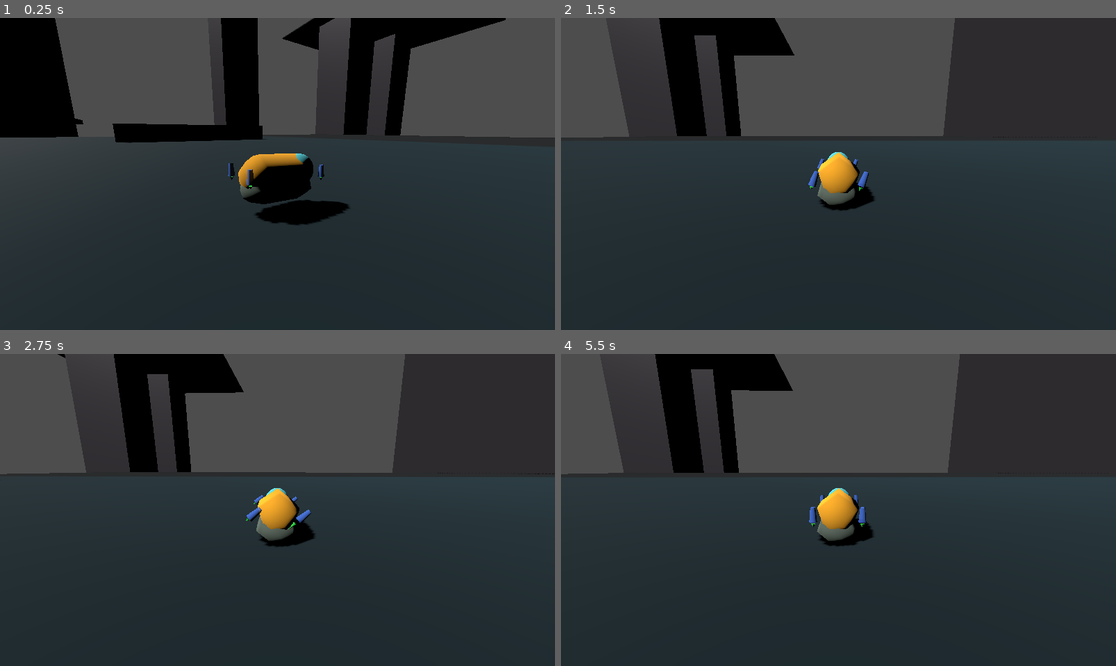
Above: before the commit, frames 1-4 (two rows, left to right).
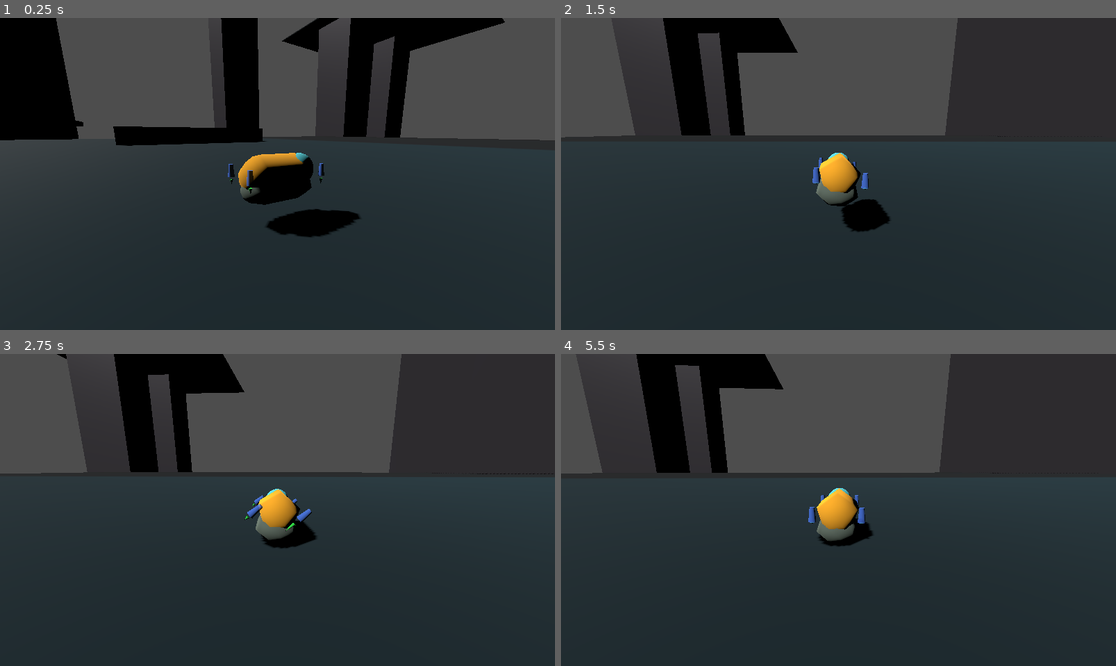
Above: after the commit, the same moments.

Repository: TaxiService/fcar
Game: Godot game, scene res://main.tscn
Two runs of this game, one before a commit and one after it. Both use one fixed random seed, a clock stepped at 60 frames per second and the inputs below. The engine's default icon, where the game draws it, is replaced by a stand-in: a white triangle on a blue panel in a dark square.
Inputs (mouse positions are in pixels of both pictures, inside the frame that each line leads up to):
- Up to frame 1 (0.25 s): no input
- Up to frame 2 (1.5 s): move the mouse to (960, 158) at 0.52 s; hold D (strafe_right) 0.53-1.28 s; tap V (toggle_auto_hover, bound only after the commit) at 0.6 s; click (960, 158) at 0.67 s; tap Space (jump) at 0.77 s; move the mouse to (727, 189) at 1.27 s; hold X (handbrake, bound only after the commit) from 1.28 s (still down); tap C (crouch) at 1.35 s
- Up to frame 3 (2.75 s): tap Space (jump) at 1.52 s; tap V (toggle_auto_hover, bound only after the commit) at 1.55, 2.3 s; move the mouse to (333, 441) at 2.02 s; release X (handbrake, bound only after the commit) at 2.03 s; hold D (strafe_right) from 2.03 s (still down); tap Ctrl (toggle_com_compensation) at 2.1 s
- Up to frame 4 (5.5 s): move the mouse to (810, 572) at 2.77 s; release D (strafe_right) at 2.78 s; hold W (forward) 2.78-3.53 s; tap V (toggle_auto_hover, bound only after the commit) at 2.85, 3.6, 4.55, 5.3 s; click (810, 572) at 2.92 s; tap Space (jump) at 3.02, 3.77, 4.52 s; move the mouse to (1005, 556) at 3.52 s; hold A (strafe_left) 3.53-5.03 s; move the mouse to (672, 463) at 4.27 s; tap C (crouch) at 4.35 s; move the mouse to (866, 510) at 5.02 s; hold X (handbrake, bound only after the commit) from 5.03 s (still down); tap Ctrl (toggle_com_compensation) at 5.1 s; click (866, 510) at 5.17 s

The runs differ from the first frame. In frame 1, 2.5% of the frame differs, in the area x 0-100%, y 0-71%; in frame 2, 2.7%; in frame 3, 0.7%; in frame 4, 5.6%, in the area x 0-78%, y 0-62%.

Commit message:
Add handbrake, auto-hover safety, and fix throttle physics
Handbrake (X key):
- Hold to disable all thrusters and fall freely
- Optionally disables stabilizer for tricks/parking

Auto-hover safety (V key toggle):
- Raycasts downward to detect ground proximity
- Auto-engages height lock when too close to ground
- Configurable distance and margin

Throttle physics fix:
- Changed from multiplicative to additive thrust
- Space = more thrust (go up), C = less thrust (descend)
- No more negative thrust causing weird behavior
- Capped altitude compensation at 1.5x to prevent extreme tilts

🤖 Generated with [Claude Code](https://claude.com/claude-code)

Co-Authored-By: Claude Opus 4.5 <noreply@anthropic.com>

Diff:
--- a/FCar.gd
+++ b/FCar.gd
@@ -7,6 +7,7 @@
 var disabled_time_remaining: float = 0.0  # Time until stabilizers can re-enable
 var grace_period_remaining: float = 0.0  # Immunity period after recovery
 var thrust_power: float = 1.0  # Current thrust multiplier (dissipates when disabled)
+var handbrake_active: bool = false  # When true, all thrusters are disabled
 
 # Smoothed input state (all axes ramp up/down like analog sticks)
 # Left stick (WASD) - controls tilt/movement direction
@@ -52,6 +53,14 @@
 @export var unstable_angular_damp: float = 0.8  # Angular damping when disabled/tumbling
 @export var stable_linear_damp: float = 2.0  # Linear damping when stabilizers active
 @export var unstable_linear_damp: float = 0.85  # Linear damping when disabled/tumbling
+@export_category("handbrake")
+@export var handbrake_disables_stabilizer: bool = true  # Also disable stabilizer when handbrake is held
+
+@export_category("auto-hover safety")
+@export var auto_hover_enabled: bool = true  # Automatically lock height when close to ground
+@export var auto_hover_distance: float = 2.0  # Distance to ground that triggers auto-hover (meters)
+@export var auto_hover_margin: float = 0.5  # Extra height added when auto-hover kicks in
+
 @export_category("debug")
 @export var debug_thrusters: bool = false  # Show thruster direction cylinders and force arrows
 @export var com_compensation_enabled: bool = true  # Compensate for center of mass offset
@@ -369,6 +378,14 @@
 			com_compensation_enabled = !com_compensation_enabled
 			print("CoM compensation: ", "ON" if com_compensation_enabled else "OFF")
 
+		# Auto-hover toggle (V)
+		if Input.is_action_just_pressed("toggle_auto_hover"):
+			auto_hover_enabled = !auto_hover_enabled
+			print("Auto-hover safety: ", "ON" if auto_hover_enabled else "OFF")
+
+		# Handbrake (X) - held to disable thrusters
+		handbrake_active = Input.is_action_pressed("handbrake")
+
 		# ===== APPLY INPUT SMOOTHING =====
 		# All axes ramp towards their targets (like analog sticks)
 
@@ -408,19 +425,39 @@
 			input_pitch /= input_magnitude
 			input_roll /= input_magnitude
 
-		# Throttle: scale to thrust multipliers
-		var throttle: float = current_throttle * throttle_power
+		# Throttle: simple linear boost/reduction to base thrust
+		# Space adds thrust, C reduces thrust - straightforward!
+		var throttle_boost: float = current_throttle * throttle_power
 
 		# Yaw: apply ease-in curve for smoother feel
 		var input_yaw: float = sign(current_yaw) * pow(abs(current_yaw), 1.5)
 
+		# ===== AUTO-HOVER SAFETY SYSTEM =====
+		# Raycast downward to detect ground proximity
+		if auto_hover_enabled and not lock_height and not handbrake_active:
+			var space_state = get_world_3d().direct_space_state
+			var ray_origin = global_position
+			var ray_end = global_position + Vector3.DOWN * (auto_hover_distance + 1.0)
+
+			var query = PhysicsRayQueryParameters3D.create(ray_origin, ray_end)
+			query.exclude = [self]  # Don't hit ourselves
+
+			var result = space_state.intersect_ray(query)
+			if result:
+				var ground_distance = global_position.y - result.position.y
+				if ground_distance < auto_hover_distance:
+					# Too close to ground! Auto-engage height lock
+					lock_height = true
+					target_height = result.position.y + auto_hover_distance + auto_hover_margin
+					print("Auto-hover engaged! Ground at ", ground_distance, "m, locking at ", target_height)
+
 		# ===== HEIGHT LOCK SYSTEM =====
 		var current_base_thrust = heightlock_thrust if lock_height else hover_thrust
 
-		# Height lock assistance (adds to throttle)
+		# Height lock assistance (adds to throttle boost)
 		if lock_height:
 			var height_error = target_height - global_transform.origin.y
-			throttle += clamp(height_error * height_lock_strength, -0.5, 0.5)
+			throttle_boost += clamp(height_error * height_lock_strength, -0.5, 0.5)
 
 		# Car's local axes for thrust direction
 		var pitch_axis = global_transform.basis.x  # Car's right axis
@@ -434,105 +471,121 @@
 			{"node": wheel_back_right, "is_front": false, "is_left": false}
 		]
 
-		var wheel_index = 0
-		for wheel in wheels:
-			if not wheel.node:
+		# Skip thrust application if handbrake is active
+		if handbrake_active:
+			# Update debug visuals to show disabled state
+			if debug_thrusters:
+				var wheel_nodes = [wheel_front_left, wheel_front_right, wheel_back_left, wheel_back_right]
+				for i in range(wheel_nodes.size()):
+					if wheel_nodes[i]:
+						_update_debug_visual(i, wheel_nodes[i].global_position, Vector3.UP, 0.0)
+		else:
+			# Normal thrust application
+			var wheel_index = 0
+			for wheel in wheels:
+				if not wheel.node:
+					wheel_index += 1
+					continue
+
+				# Start with base tilt from movement input
+				var tilt_pitch = input_pitch * max_thrust_angle
+				var tilt_roll = input_roll * max_thrust_angle
+
+				# Add yaw component: front wheels tilt sideways opposite to back wheels
+				# This creates natural rotation through thrust differential
+				# Apply yaw compensation to balance torque around CoM (if enabled)
+				var yaw_comp = 1.0
+				if com_compensation_enabled and wheel_index < yaw_compensation.size():
+					# Apply strength: pow(comp, strength) - higher strength = more aggressive compensation
+					yaw_comp = pow(yaw_compensation[wheel_index], com_compensation_strength)
+				var yaw_tilt = input_yaw * yaw_thrust_angle * yaw_comp
+				if wheel.is_front:
+					tilt_roll += yaw_tilt  # Front wheels tilt one way
+				else:
+					tilt_roll -= yaw_tilt  # Back wheels tilt the other way
+
+				# Calculate thrust direction (start with UP, then rotate)
+				var thrust_direction = Vector3.UP
+				thrust_direction = thrust_direction.rotated(pitch_axis, deg_to_rad(tilt_pitch))
+				thrust_direction = thrust_direction.rotated(roll_axis, deg_to_rad(tilt_roll))
+
+				# Calculate total tilt angle for thrust compensation
+				var total_tilt = sqrt(tilt_pitch * tilt_pitch + tilt_roll * tilt_roll)
+				total_tilt = clamp(total_tilt, 0.0, 89.0)  # Prevent division by zero at 90°
+
+				# Compensate thrust to maintain altitude: multiply by 1/cos(angle)
+				# Cap at 1.5x to prevent extreme thrust when heavily tilted + throttling
+				var altitude_compensation = 1.0 / cos(deg_to_rad(total_tilt))
+				altitude_compensation = minf(altitude_compensation, 1.5)
+
+				# Calculate thrust differential for natural pitch/roll tilt
+				# Front/back difference creates pitch, left/right difference creates roll
+				var thrust_multiplier = 1.0
+
+				# Only apply pitch differential (not roll) to avoid diagonal yaw
+				# Pitch differential: front wheels less thrust, back wheels more (when pitching forward)
+				if wheel.is_front:
+					thrust_multiplier -= input_pitch * pitch_differential
+				else:
+					thrust_multiplier += input_pitch * pitch_differential
+
+				# Only apply roll differential (not pitch) to avoid diagonal yaw
+				# Roll differential: left wheels less thrust, right wheels more (when rolling right)
+				if wheel.is_left:
+					thrust_multiplier -= input_roll * roll_differential
+				else:
+					thrust_multiplier += input_roll * roll_differential
+
+				# When moving diagonally, reduce differential to prevent yaw
+				var diagonal_factor = abs(input_pitch) * abs(input_roll)
+				if diagonal_factor > 0.0:
+					thrust_multiplier = lerp(thrust_multiplier, 1.0, diagonal_factor * 0.7)
+
+				thrust_multiplier = clamp(thrust_multiplier, 0.1, 2.0)  # Don't go negative or too high
+
+				# Apply Center of Mass compensation to prevent unwanted rotation during translation
+				# This adjusts thrust per wheel based on lever arm distance from CoM
+				var com_comp = 1.0
+				if com_compensation_enabled and wheel_index < throttle_compensation.size():
+					# Blend compensation based on input magnitude
+					# Each axis contributes its compensation weighted by input strength
+					var strafe_weight = abs(input_roll)
+					var pitch_weight = abs(input_pitch)
+					var throttle_weight = abs(throttle_boost)  # Include vertical thrust!
+					var total_weight = strafe_weight + pitch_weight + throttle_weight
+
+					if total_weight > 0.01:
+						# Get base compensation values
+						var strafe_comp = strafe_compensation[wheel_index] if wheel_index < strafe_compensation.size() else 1.0
+						var pitch_comp = pitch_compensation[wheel_index] if wheel_index < pitch_compensation.size() else 1.0
+						var throt_comp = throttle_compensation[wheel_index]
+
+						# Apply strength: pow(comp, strength) - higher strength = more aggressive
+						strafe_comp = pow(strafe_comp, com_compensation_strength)
+						pitch_comp = pow(pitch_comp, com_compensation_strength)
+						throt_comp = pow(throt_comp, com_compensation_strength)
+
+						# Blend based on input weights
+						com_comp = (strafe_comp * strafe_weight + pitch_comp * pitch_weight + throt_comp * throttle_weight) / total_weight
+					# When not moving (hovering), no compensation needed
+
+				# Calculate thrust magnitude (with dissipation via thrust_power)
+				# Throttle is now ADDITIVE: base thrust + throttle boost
+				# This means Space = more thrust, C = less thrust, simple and intuitive
+				var effective_base = current_base_thrust + throttle_boost
+				effective_base = maxf(effective_base, 0.0)  # Never go negative
+				var thrust_magnitude = effective_base * altitude_compensation * thrust_multiplier * com_comp * thrust_power
+				thrust_magnitude = clamp(thrust_magnitude, 0.0, max_thrust)  # Cap at max thrust
+				var thrust_force = thrust_direction * thrust_magnitude * mass
+
+				# Apply thrust at wheel position
+				apply_force(thrust_force, wheel.node.global_position - global_position)
+
+				# Update debug visualization
+				if debug_thrusters:
+					_update_debug_visual(wheel_index, wheel.node.global_position, thrust_direction, thrust_magnitude)
+
 				wheel_index += 1
-				continue
-
-			# Start with base tilt from movement input
-			var tilt_pitch = input_pitch * max_thrust_angle
-			var tilt_roll = input_roll * max_thrust_angle
-
-			# Add yaw component: front wheels tilt sideways opposite to back wheels
-			# This creates natural rotation through thrust differential
-			# Apply yaw compensation to balance torque around CoM (if enabled)
-			var yaw_comp = 1.0
-			if com_compensation_enabled and wheel_index < yaw_compensation.size():
-				# Apply strength: pow(comp, strength) - higher strength = more aggressive compensation
-				yaw_comp = pow(yaw_compensation[wheel_index], com_compensation_strength)
-			var yaw_tilt = input_yaw * yaw_thrust_angle * yaw_comp
-			if wheel.is_front:
-				tilt_roll += yaw_tilt  # Front wheels tilt one way
-			else:
-				tilt_roll -= yaw_tilt  # Back wheels tilt the other way
-
-			# Calculate thrust direction (start with UP, then rotate)
-			var thrust_direction = Vector3.UP
-			thrust_direction = thrust_direction.rotated(pitch_axis, deg_to_rad(tilt_pitch))
-			thrust_direction = thrust_direction.rotated(roll_axis, deg_to_rad(tilt_roll))
-
-			# Calculate total tilt angle for thrust compensation
-			var total_tilt = sqrt(tilt_pitch * tilt_pitch + tilt_roll * tilt_roll)
-			total_tilt = clamp(total_tilt, 0.0, 89.0)  # Prevent division by zero at 90°
-
-			# Compensate thrust to maintain altitude: multiply by 1/cos(angle)
-			var altitude_compensation = 1.0 / cos(deg_to_rad(total_tilt))
-
-			# Calculate thrust differential for natural pitch/roll tilt
-			# Front/back difference creates pitch, left/right difference creates roll
-			var thrust_multiplier = 1.0
-
-			# Only apply pitch differential (not roll) to avoid diagonal yaw
-			# Pitch differential: front wheels less thrust, back wheels more (when pitching forward)
-			if wheel.is_front:
-				thrust_multiplier -= input_pitch * pitch_differential
-			else:
-				thrust_multiplier += input_pitch * pitch_differential
-
-			# Only apply roll differential (not pitch) to avoid diagonal yaw
-			# Roll differential: left wheels less thrust, right wheels more (when rolling right)
-			if wheel.is_left:
-				thrust_multiplier -= input_roll * roll_differential
-			else:
-				thrust_multiplier += input_roll * roll_differential
-
-			# When moving diagonally, reduce differential to prevent yaw
-			var diagonal_factor = abs(input_pitch) * abs(input_roll)
-			if diagonal_factor > 0.0:
-				thrust_multiplier = lerp(thrust_multiplier, 1.0, diagonal_factor * 0.7)
-
-			thrust_multiplier = clamp(thrust_multiplier, 0.1, 2.0)  # Don't go negative or too high
-
-			# Apply Center of Mass compensation to prevent unwanted rotation during translation
-			# This adjusts thrust per wheel based on lever arm distance from CoM
-			var com_comp = 1.0
-			if com_compensation_enabled and wheel_index < throttle_compensation.size():
-				# Blend compensation based on input magnitude
-				# Each axis contributes its compensation weighted by input strength
-				var strafe_weight = abs(input_roll)
-				var pitch_weight = abs(input_pitch)
-				var throttle_weight = abs(throttle)  # Include vertical thrust!
-				var total_weight = strafe_weight + pitch_weight + throttle_weight
-
-				if total_weight > 0.01:
-					# Get base compensation values
-					var strafe_comp = strafe_compensation[wheel_index] if wheel_index < strafe_compensation.size() else 1.0
-					var pitch_comp = pitch_compensation[wheel_index] if wheel_index < pitch_compensation.size() else 1.0
-					var throt_comp = throttle_compensation[wheel_index]
-
-					# Apply strength: pow(comp, strength) - higher strength = more aggressive
-					strafe_comp = pow(strafe_comp, com_compensation_strength)
-					pitch_comp = pow(pitch_comp, com_compensation_strength)
-					throt_comp = pow(throt_comp, com_compensation_strength)
-
-					# Blend based on input weights
-					com_comp = (strafe_comp * strafe_weight + pitch_comp * pitch_weight + throt_comp * throttle_weight) / total_weight
-				# When not moving (hovering), no compensation needed
-
-			# Calculate thrust magnitude (with dissipation via thrust_power)
-			var thrust_magnitude = current_base_thrust * (1.0 + throttle) * altitude_compensation * thrust_multiplier * com_comp * thrust_power
-			thrust_magnitude = clamp(thrust_magnitude, 0.0, max_thrust)  # Cap at max thrust
-			var thrust_force = thrust_direction * thrust_magnitude * mass
-
-			# Apply thrust at wheel position
-			apply_force(thrust_force, wheel.node.global_position - global_position)
-
-			# Update debug visualization
-			if debug_thrusters:
-				_update_debug_visual(wheel_index, wheel.node.global_position, thrust_direction, thrust_magnitude)
-
-			wheel_index += 1
 
 	else:
 		# Car is disabled - decay all inputs towards zero
@@ -550,7 +603,10 @@
 					_update_debug_visual(i, wheel_nodes[i].global_position, Vector3.UP, 0.0)
 
 	# Apply damping and stabilization based on stability state
-	if is_stable:
+	# Handbrake can optionally disable stabilizer for free-fall/tricks
+	var stabilizer_active = is_stable and not (handbrake_active and handbrake_disables_stabilizer)
+
+	if stabilizer_active:
 		linear_damp = stable_linear_damp
 		angular_damp = stable_angular_damp
 
@@ -584,6 +640,6 @@
 				# Apply counter-torque to cancel unwanted yaw
 				apply_torque(-global_transform.basis.y * yaw_velocity * mass * heading_hold_strength)
 	else:
-		# Disabled - use lower damping, let it tumble naturally
+		# Disabled or handbrake - use lower damping, let it tumble/fall naturally
 		linear_damp = unstable_linear_damp
 		angular_damp = unstable_angular_damp
--- a/project.godot
+++ b/project.godot
@@ -71,3 +71,13 @@
 "events": [Object(InputEventKey,"resource_local_to_scene":false,"resource_name":"","device":-1,"window_id":0,"alt_press …(195 unchanged characters)…
 ]
 }
+handbrake={
+"deadzone": 0.5,
+"events": [Object(InputEventKey,"resource_local_to_scene":false,"resource_name":"","device":-1,"window_id":0,"alt_pressed":false,"shift_pressed":false,"ctrl_pressed":false,"meta_pressed":false,"pressed":false,"keycode":0,"physical_keycode":88,"key_label":0,"unicode":120,"location":0,"echo":false,"script":null)
+]
+}
+toggle_auto_hover={
+"deadzone": 0.5,
+"events": [Object(InputEventKey,"resource_local_to_scene":false,"resource_name":"","device":-1,"window_id":0,"alt_pressed":false,"shift_pressed":false,"ctrl_pressed":false,"meta_pressed":false,"pressed":false,"keycode":0,"physical_keycode":86,"key_label":0,"unicode":118,"location":0,"echo":false,"script":null)
+]
+}
